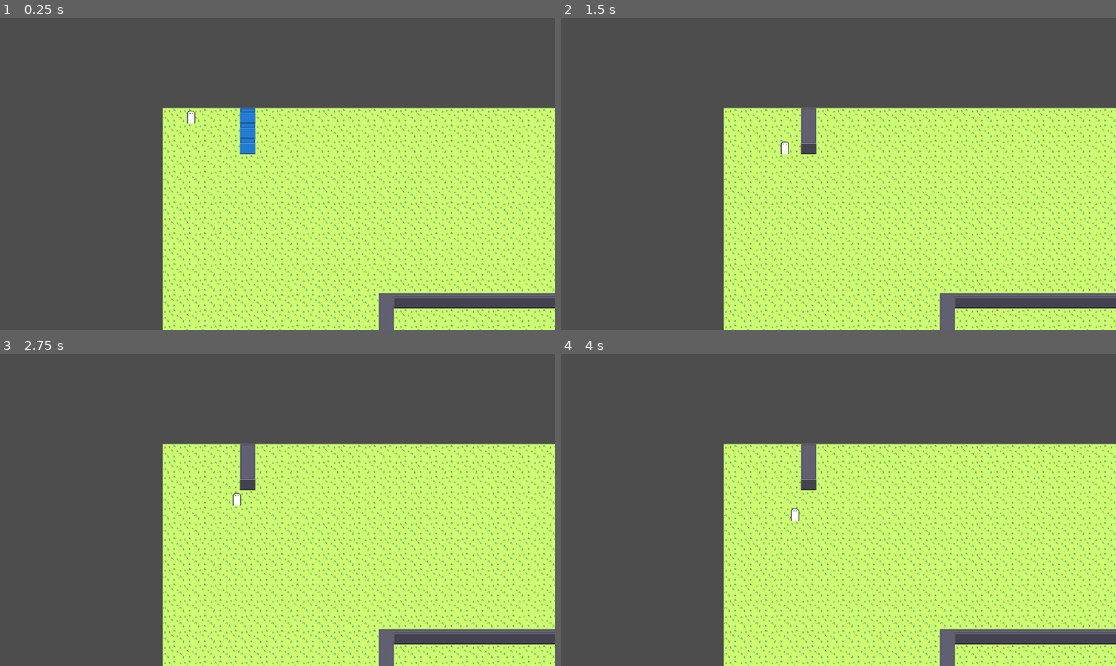
Above: before the commit, frames 1-4 (two rows, left to right).
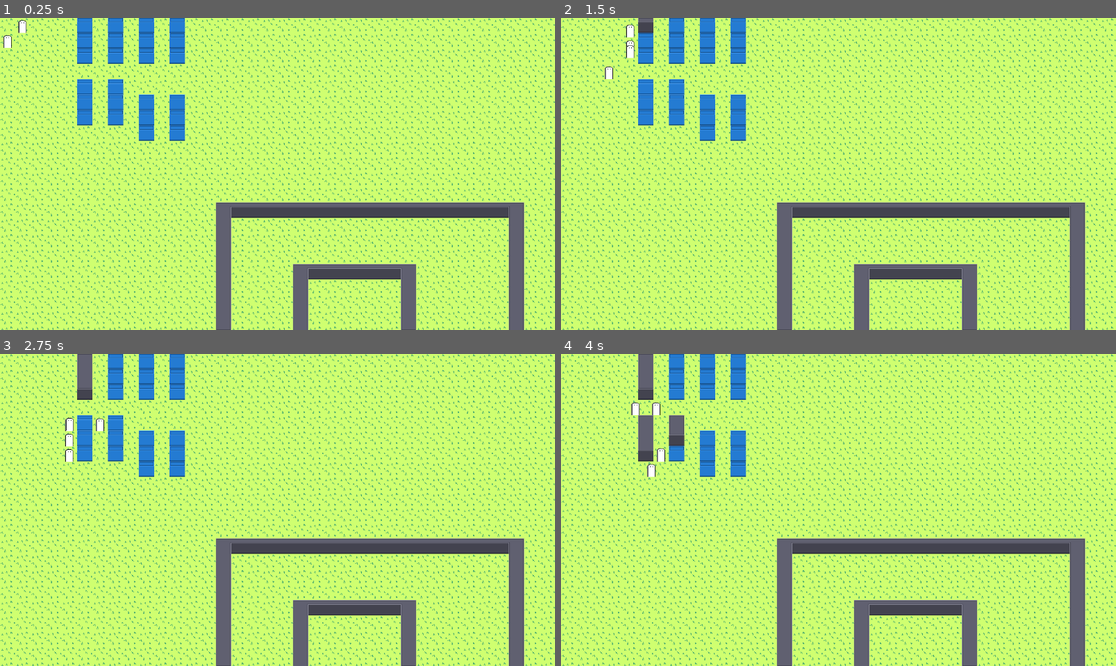
Above: after the commit, the same moments.

Repository: PriestOfFerns/Generic-Colony-Sim
Game: Godot game, scene res://Scenes/Main.tscn
Same seed, same stepped clock (60 frames per second), same inputs: the game is played once before the commit and once after it.
Inputs:
- Up to frame 1 (0.25 s): no input
- Up to frame 2 (1.5 s): no input
- Up to frame 3 (2.75 s): no input
- Up to frame 4 (4 s): no input

The runs differ from the first frame. In frame 1, 67% of the frame differs, in the area x 0-100%, y 0-100%; in frame 2, 67%; in frame 3, 67%; in frame 4, 66%.

Commit message:
:zap: improve buildJob performance

Diff:
--- a/Scenes/Main.tscn
+++ b/Scenes/Main.tscn
@@ -141,4 +141,4 @@
 [node name="Builds" type="Node" parent="BuildManager"]
 
 [node name="Camera2D" type="Camera2D" parent="."]
-position = Vector2(238, 137)
+position = Vector2(576, 325)
--- a/Scripts/BuildManager.gd
+++ b/Scripts/BuildManager.gd
@@ -4,12 +4,22 @@
 var buildsContainer = $Builds
 @onready
 var tileMaster = $"%TileMaster"
+@onready
+var pathFinder = $"%Pathfinder"
 
 
 func _ready():
 	for x in range(3):
 		createBuild(WallBuild,Vector2i(5,x))
+		createBuild(WallBuild,Vector2i(5,4+x))
+		createBuild(WallBuild,Vector2i(7,x))
+		createBuild(WallBuild,Vector2i(7,4+x))
 
+		createBuild(WallBuild,Vector2i(9,x))
+		createBuild(WallBuild,Vector2i(9,5+x))
+		createBuild(WallBuild,Vector2i(11,x))
+		createBuild(WallBuild,Vector2i(11,5+x))
+	pathFinder.gen_map()
 	pass # Replace with function body.
 
 
--- a/Scripts/ColonistManager.gd
+++ b/Scripts/ColonistManager.gd
@@ -14,6 +14,10 @@
 
 func _ready():
 	make_colonist("Dave",Vector2(16,16))
+	make_colonist("Gave",Vector2(16,16))
+	make_colonist("Lave",Vector2(16,16))
+	make_colonist("Nave",Vector2(16,16))
+	make_colonist("Bave",Vector2(16,16))
 
 var update = 0
 
@@ -34,6 +38,7 @@
 			finalJob = job
 			min_path = len(job.path)
 	if (finalJob):
+		finalJob.building.inProcess = true
 		colonist.job=finalJob
 		return true
 	return false
@@ -46,7 +51,14 @@
 		return true
 	return false
 
+
+func deprocessBuildings():
+	for building in buildingHolder.get_children():
+		building.inProcess = false
+
 func _physics_process(delta):
+	deprocessBuildings()
+
 	for colonist in colonistHolder.get_children():
 		if colonist.walkProgress != 0:
 			lerpColonist(colonist,colonist.target,delta)
@@ -72,7 +84,7 @@
 	return colonist.job.target==tileMaster.to_tile(colonist.position)
 
 func lerpColonist(colonist, toBe,t):
-	colonist.walkProgress+=300*t
+	colonist.walkProgress+=200*t
 	colonist.position = colonist.was.lerp(toBe,colonist.walkProgress/50)
 	if colonist.walkProgress >= 50:
 		colonist.walkProgress = 0.00
--- a/Scripts/Jobs/BuildJob.gd
+++ b/Scripts/Jobs/BuildJob.gd
@@ -35,8 +35,8 @@
 		if (building.buildProgress>=building.buildNeeded):
 			building.on_build(tilemaster)
 			building.built=true
-			pathfinder.gen_map()
+			#pathfinder.gen_map()
 			return ["done"]
-		building.buildProgress+=20
+		building.buildProgress+=5
 	else: return ["goto",path[1]]
 	return ["wait"]
--- a/Scripts/Jobs/WanderJob.gd
+++ b/Scripts/Jobs/WanderJob.gd
@@ -13,7 +13,8 @@
 
 	while !pathfinder.is_valid(target) or len(path) == 0:
 		target = tilemaster.to_tile(colonist.position)+Vector2i(rng.randi_range(-3,3),rng.randi_range(-3,3))
-		path = pathfinder.gen_path(tilemaster.to_tile(colonist.position),target)
+		if pathfinder.is_valid(target):
+			path = pathfinder.gen_path(tilemaster.to_tile(colonist.position),target)
 		try+=1
 		if try > 20:
 			return false
